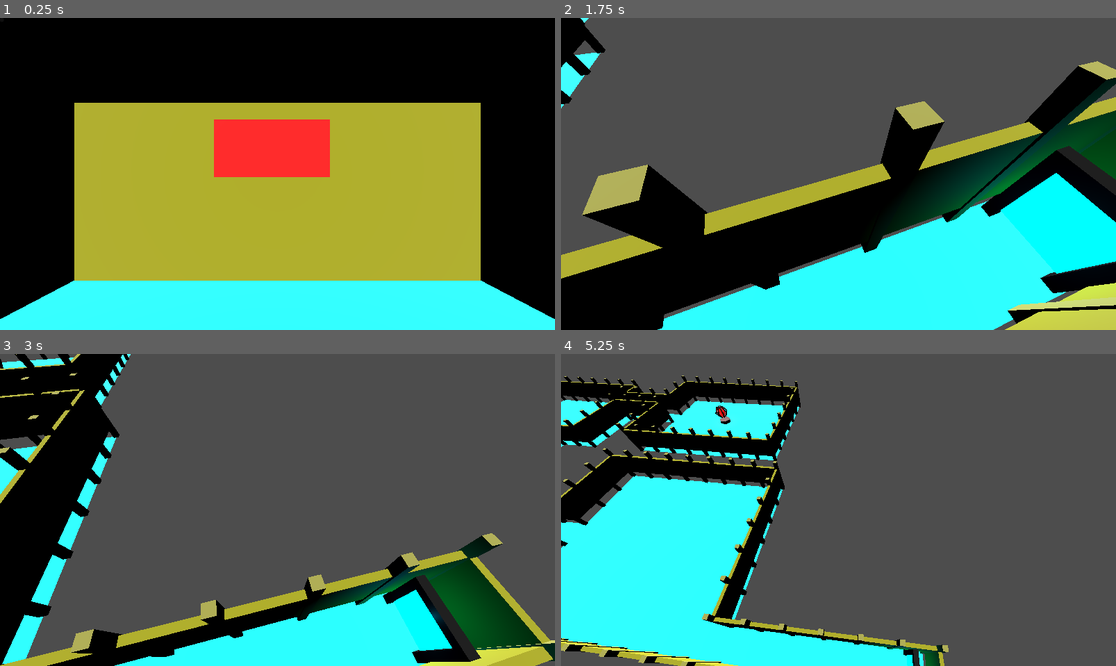
Above: before the commit, frames 1-4 (two rows, left to right).
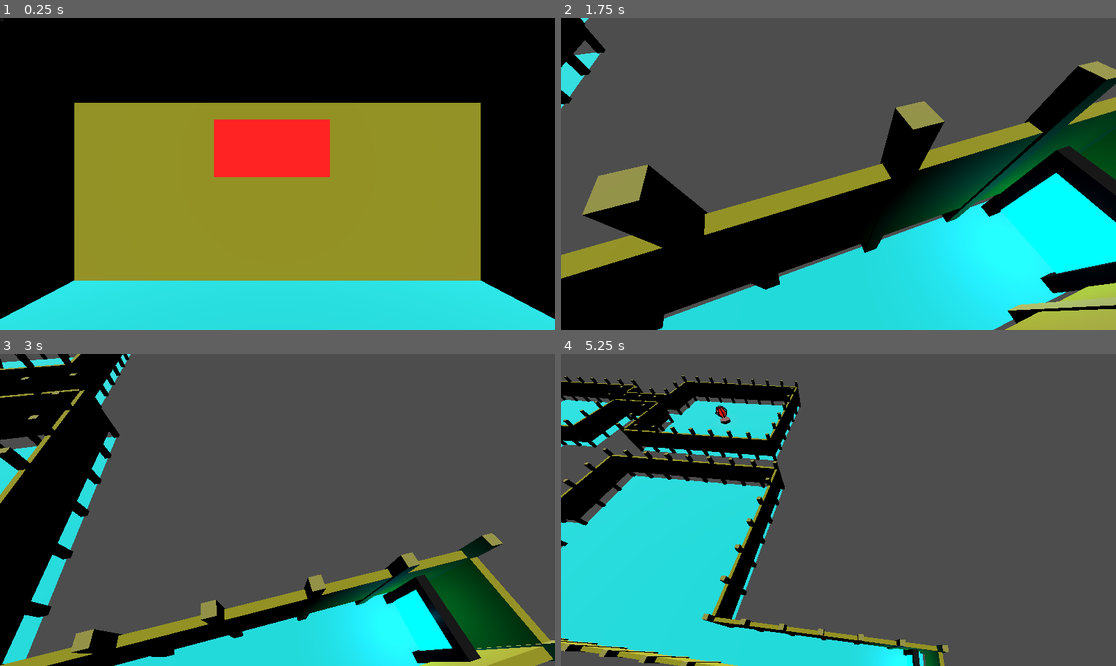
Above: after the commit, the same moments.

Repository: Bombonikon/VR
Game: Godot game, scene res://main.tscn
Two runs of this game, one before a commit and one after it. Both use one fixed random seed, a clock stepped at 60 frames per second and the inputs below.
Inputs (mouse positions are in pixels of both pictures, inside the frame that each line leads up to):
- Up to frame 1 (0.25 s): no input
- Up to frame 2 (1.75 s): click (561, 21) at 0.5 s; tap Enter (ui_accept) at 1.25, 1.52 s; move the mouse to (866, 174) at 1.27 s; hold Up (ui_up) from 1.28 s (still down); hold E from 1.28 s (still down)
- Up to frame 3 (3 s): keep holding Up (ui_up); tap Enter (ui_accept) at 1.82, 2.27, 2.57, 2.75 s; move the mouse to (249, 510) at 2.02 s; release E at 2.03 s; tap Q at 2.1 s; move the mouse to (288, 503) at 2.77 s; hold E from 2.78 s (still down)
- Up to frame 4 (5.25 s): keep holding Up (ui_up); move the mouse to (832, 516) at 3.52 s; release E at 3.53 s; tap Q at 3.6, 5.1 s; tap Enter (ui_accept) at 3.77, 4.07, 4.25, 4.52, 4.82 s; move the mouse to (877, 513) at 4.27 s; hold E 4.28-5.03 s; move the mouse to (794, 506) at 5.02 s

The runs differ from the first frame. In frame 1, 52% of the frame differs, in the area x 0-100%, y 27-100%; in frame 2, 19%; in frame 3, 11%; in frame 4, 23%.
Error before the commit: Parse Error: Identifier "GameManager" not declared in the current scope. (res://world/rooms/EndRoom.gd:52)

Commit message:
Add files via upload

Diff:
--- a/main.tscn
+++ b/main.tscn
@@ -23,4 +23,4 @@
 
 [node name="DirectionalLight3D" type="DirectionalLight3D" parent="."]
 transform = Transform3D(1, 0, 0, 0, 0.70710677, 0.70710677, 0, -0.70710677, 0.70710677, 0, -1, 0)
-light_energy = 3.0
+light_energy = 2.0
--- a/project.godot
+++ b/project.godot
@@ -10,10 +10,21 @@
 
 [application]
 
-config/name="Vr Maze Project V7"
+config/name="Vr Maze Project V 13"
 run/main_scene="uid://b0a37c1846qgj"
 config/features=PackedStringArray("4.5", "Forward Plus")
 config/icon="res://icon.svg"
+
+[autoload]
+
+GameManager="*res://core/GameManager.gd"
+ScoreManager="*res://core/ScoreManager.gd"
+XRToolsUserSettings="*res://addons/godot-xr-tools/user_settings/user_settings.gd"
+XRToolsRumbleManager="*res://addons/godot-xr-tools/rumble/rumble_manager.gd"
+
+[editor_plugins]
+
+enabled=PackedStringArray("res://addons/godot-xr-tools/plugin.cfg")
 
 [input]
 
@@ -47,3 +58,8 @@
 "events": [Object(InputEventKey,"resource_local_to_scene":false,"resource_name":"","device":0,"window_id":0,"alt_presse …(189 unchanged characters)…
 ]
 }
+
+[xr]
+
+openxr/enabled=true
+shaders/enabled=true
